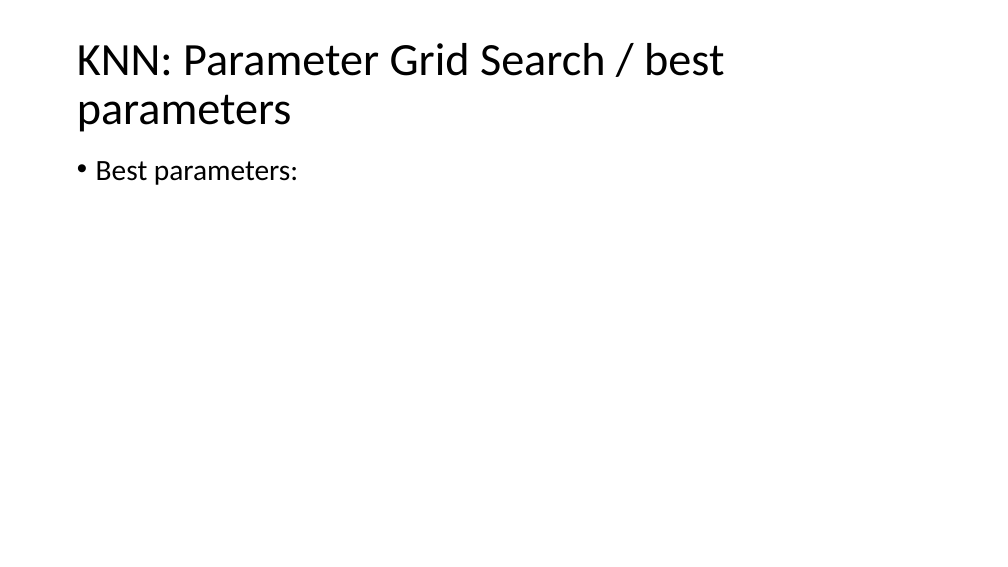
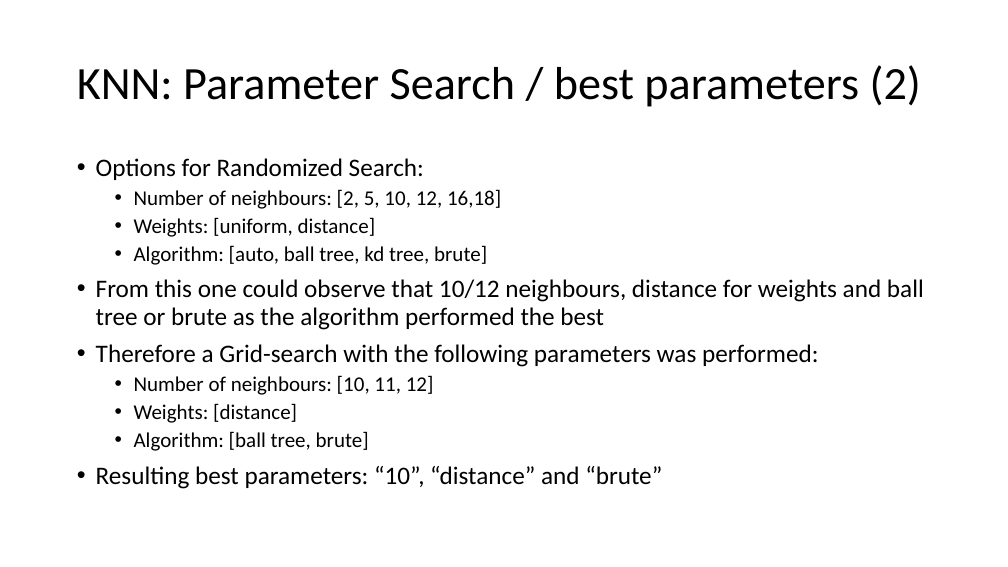
Before and after one commit to sandroassek/SS23_UE_MLPC, a slide deck: slide 10 of Task 3 (1).pptx. Drawn at 1008x567 pixels with LibreOffice and Linux fonts; fonts in the diff are those of the drawing. Boxes give left, top, right and bottom in pixels: in the first picture for what was removed or moved away, otherwise in the second. Text is boxed around its words. In the diff, an @@ line names an element or a change of style, - is before the commit and + after.

Commit message:
Updated Parameter search and result for KNN

```diff
--- a/Task 3 (1).pptx
+++ b/Task 3 (1).pptx
@@ title at bbox=[77, 65, 921, 107]: text changed @@
-KNN: Parameter Grid Search / best parameters
+KNN: Parameter Search / best parameters (2)
@@ text at bbox=[96, 158, 924, 489]: text changed; size 28 to 24 pt @@
-• Best parameters:
+• Options for Randomized Search:
+  • Number of neighbours: [2, 5, 10, 12, 16,18]
+  • Weights: [uniform, distance]
+  • Algorithm: [auto, ball tree, kd tree, brute]
+• From this one could observe that 10/12 neighbours, distance for weights and ball tree or brute as the algorithm performed the best
+• Therefore a Grid-search with the following parameters was performed:
+  • Number of neighbours: [10, 11, 12]
+  • Weights: [distance]
+  • Algorithm: [ball tree, brute]
+• Resulting best parameters: “10”, “distance” and “brute”
```
Also in this commit, not shown: 2 other slides changed.
